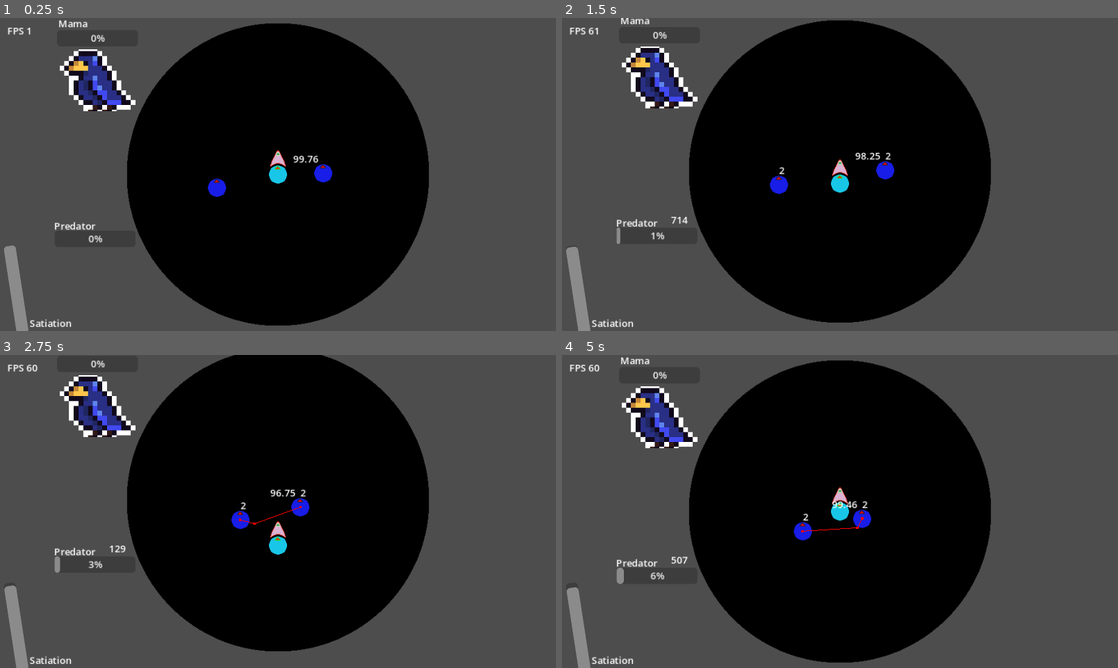
Above: before the commit, frames 1-4 (two rows, left to right).
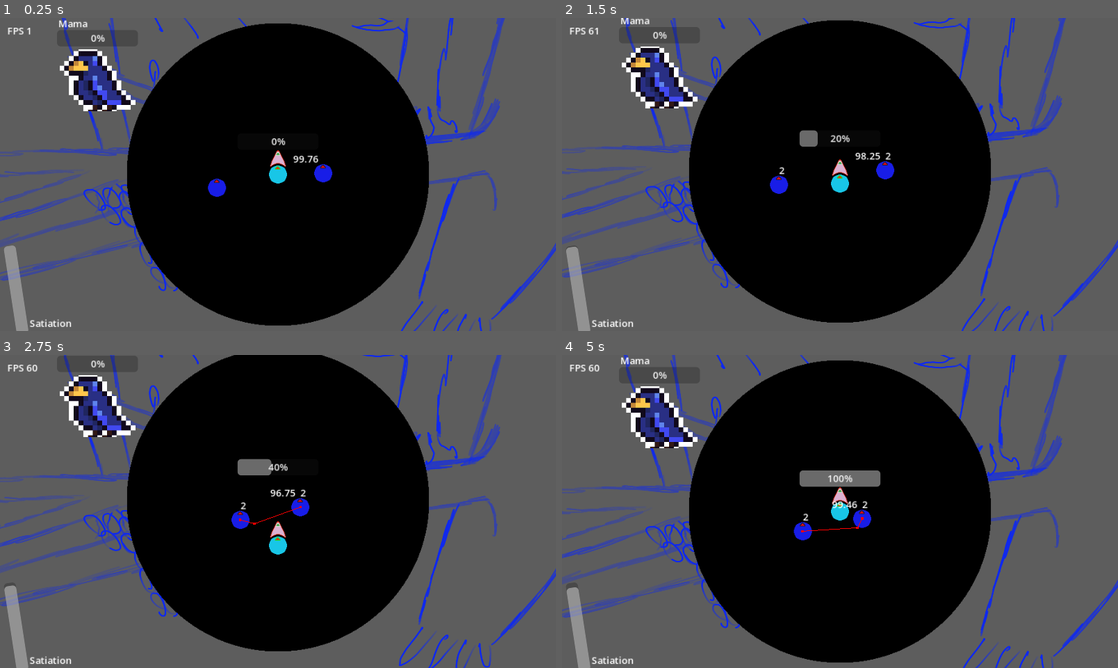
Above: after the commit, the same moments.

Repository: WilliamAalund/Brood-Feud
Game: Godot game, scene res://Levels/Main Level.tscn
The game is run twice, just before and just after one commit, with the same random seed, the same clock (stepped at 60 frames per second) and the same inputs. The engine's default icon, where the game draws it, is replaced by a stand-in: a white triangle on a blue panel in a dark square.
Inputs (mouse positions are in pixels of both pictures, inside the frame that each line leads up to):
- Up to frame 1 (0.25 s): no input
- Up to frame 2 (1.5 s): tap Enter at 0.5 s; move the mouse to (962, 158) at 0.52 s; hold D (right) 0.53-1.28 s; hold Space (interact) 0.53-1.28 s; move the mouse to (728, 190) at 1.27 s; hold S (down) from 1.28 s (still down); tap Space (interact) at 1.35 s
- Up to frame 3 (2.75 s): move the mouse to (333, 442) at 2.02 s; release S (down) at 2.03 s; hold D (right) from 2.03 s (still down); hold Space (interact) from 2.03 s (still down)
- Up to frame 4 (5 s): move the mouse to (812, 574) at 2.77 s; release D (right) at 2.78 s; release Space (interact) at 2.78 s; hold W (up) 2.78-3.53 s; tap Space (interact) at 2.85, 4.35 s; move the mouse to (1006, 558) at 3.52 s; hold Space (interact) 3.53-4.28 s; hold A (left) from 3.53 s (still down); move the mouse to (673, 464) at 4.27 s

The runs differ from the first frame. In frame 1, 6.3% of the frame differs, in the area x 0-100%, y 0-100%; in frame 2, 6.5%; in frame 3, 6.5%; in frame 4, 7.0%.

Commit message:
Predator Refactor
- Entirely remade predator internals, so predator is now easily editable and balanceable (may need some more tweaks)
- Added some basic predator visuals

Diff:
--- a/Levels/Demo Levels/Food Collision Demo.tscn
+++ b/Levels/Demo Levels/Food Collision Demo.tscn
@@ -1,28 +1,27 @@
-[gd_scene load_steps=7 format=3 uid="uid://0plqp2caagms"]
+[gd_scene load_steps=6 format=3 uid="uid://0plqp2caagms"]
 
-[ext_resource type="PackedScene" uid="uid://bshdn3dwrgrbt" path="res://Sub Scenes/Environment_Nest/environment_nest.tscn" id="1_dkwbb"]
-[ext_resource type="PackedScene" uid="uid://di5tsn67yt3vc" path="res://Sub Scenes/Helper_Food_Spawner/Entity_Food/entity_food.tscn" id="1_ropmt"]
-[ext_resource type="PackedScene" uid="uid://bft85520xqg1d" path="res://Sub Scenes/Player_New_Player/player_bird.tscn" id="2_0guy5"]
 [ext_resource type="Texture2D" uid="uid://pcpg3edo3nkg" path="res://Visuals/Placeholder Graphics/icon.svg" id="2_qrdpa"]
-[ext_resource type="Script" path="res://Levels/Demo Levels/RigidBody2D.gd" id="3_2nka3"]
+[ext_resource type="Script" path="res://Sub Scenes/Player_New_Player/CharacterBody2D.gd" id="5_w5m70"]
+[ext_resource type="Texture2D" uid="uid://28v4ug0v4asp" path="res://Visuals/Placeholder Graphics/protoBody.png" id="6_tigg1"]
 
 [sub_resource type="RectangleShape2D" id="RectangleShape2D_xl275"]
 size = Vector2(42, 42)
 
+[sub_resource type="CircleShape2D" id="CircleShape2D_wpbiy"]
+radius = 16.0
+
 [node name="Food Collision Demo" type="Node2D"]
 
-[node name="object_nest" parent="." instance=ExtResource("1_dkwbb")]
-
-[node name="player_bird" parent="." instance=ExtResource("2_0guy5")]
-position = Vector2(0, -46)
+[node name="Camera2D" type="Camera2D" parent="."]
+position = Vector2(0, 2)
 
 [node name="RigidBody2D" type="RigidBody2D" parent="."]
+position = Vector2(-106, 37)
 collision_layer = 2
-collision_mask = 7
+collision_mask = 5
 gravity_scale = 0.0
 lock_rotation = true
 linear_damp = 2.0
-script = ExtResource("3_2nka3")
 
 [node name="Sprite2D" type="Sprite2D" parent="RigidBody2D"]
 position = Vector2(107, 10)
@@ -35,7 +34,12 @@
 one_way_collision_margin = 0.0
 debug_color = Color(0, 0.6, 0.701961, 0.419608)
 
-[node name="object_food" parent="." instance=ExtResource("1_ropmt")]
-position = Vector2(-115, 3)
+[node name="CharacterBody2D" type="CharacterBody2D" parent="."]
+collision_mask = 6
+script = ExtResource("5_w5m70")
 
-[node name="Camera2D" type="Camera2D" parent="."]
+[node name="CollisionShape2D" type="CollisionShape2D" parent="CharacterBody2D"]
+shape = SubResource("CircleShape2D_wpbiy")
+
+[node name="Sprite2D" type="Sprite2D" parent="CharacterBody2D"]
+texture = ExtResource("6_tigg1")
--- a/Levels/Demo Levels/RigidBody2D.gd
+++ /dev/null
@@ -1 +0,0 @@
-extends RigidBody2D
--- a/Levels/Main Level.tscn
+++ b/Levels/Main Level.tscn
@@ -1,7 +1,8 @@
-[gd_scene load_steps=10 format=3 uid="uid://cfa30ma1dxdgy"]
+[gd_scene load_steps=11 format=3 uid="uid://cfa30ma1dxdgy"]
 
 [ext_resource type="Script" path="res://Levels/Main Level.gd" id="1_ai4xj"]
 [ext_resource type="PackedScene" uid="uid://bshdn3dwrgrbt" path="res://Sub Scenes/Environment_Nest/environment_nest.tscn" id="2_1iti4"]
+[ext_resource type="Texture2D" uid="uid://3ihlavjckq8v" path="res://Visuals/Art Assets/MockBackground (1).png" id="2_14buk"]
 [ext_resource type="PackedScene" uid="uid://b6f2ildgxylks" path="res://Sub Scenes/Helper_Food_Spawner/helper_food_spawner.tscn" id="5_slw61"]
 [ext_resource type="PackedScene" uid="uid://cudu6vf7uwwve" path="res://Sub Scenes/Process_Momma_Bird/process_momma_bird.tscn" id="5_ucfnu"]
 [ext_resource type="PackedScene" uid="uid://bx0asr7ljxkpl" path="res://Sub Scenes/Process_Predator/process_predator.tscn" id="6_63o2m"]
@@ -13,15 +14,17 @@
 [node name="Game Level" type="Node2D"]
 script = ExtResource("1_ai4xj")
 
+[node name="Sprite2D" type="Sprite2D" parent="."]
+position = Vector2(8.49998, 10.5)
+scale = Vector2(0.525847, 0.451829)
+texture = ExtResource("2_14buk")
+
 [node name="environment_nest" parent="." instance=ExtResource("2_1iti4")]
 
 [node name="manager_birds" parent="." instance=ExtResource("7_jxroq")]
 
 [node name="process_momma_bird" parent="." instance=ExtResource("5_ucfnu")]
 position = Vector2(-299, -156)
-
-[node name="process_predator" parent="." instance=ExtResource("6_63o2m")]
-position = Vector2(-303, 161)
 
 [node name="helper_food_spawner" parent="." instance=ExtResource("5_slw61")]
 position = Vector2(0, 70)
@@ -41,9 +44,11 @@
 
 [node name="manager_sunspots" parent="." instance=ExtResource("10_k0xh1")]
 
+[node name="process_predator" parent="." instance=ExtResource("6_63o2m")]
+
 [connection signal="mom_drops_food" from="process_momma_bird" to="helper_food_spawner" method="_on_momma_bird_mom_drops_food"]
 [connection signal="toggle_mom_presence" from="process_momma_bird" to="manager_birds" method="_on_process_momma_bird_toggle_mom_presence"]
+[connection signal="toggle_mom_presence" from="process_momma_bird" to="manager_sunspots" method="_on_process_momma_bird_toggle_mom_presence"]
 [connection signal="toggle_mom_presence" from="process_momma_bird" to="process_predator" method="_on_process_momma_bird_toggle_mom_presence"]
-[connection signal="toggle_mom_presence" from="process_momma_bird" to="manager_sunspots" method="_on_process_momma_bird_toggle_mom_presence"]
 [connection signal="player_eaten" from="process_predator" to="manager_game_over" method="_on_process_predator_player_eaten"]
 [connection signal="toggle_predator_presence" from="process_predator" to="process_momma_bird" method="_on_process_predator_toggle_predator_presence"]
--- a/Sub Scenes/Entity_AI_Bird/AI_Bird.gd
+++ b/Sub Scenes/Entity_AI_Bird/AI_Bird.gd
@@ -76,7 +76,7 @@
 	#print("AI bird  : state updated to: " + str($CharacterBody2D.state))
 
 func _on_bird_control_birds_increment_hunger():
-	satiation -= get_parent().idleSatiationDrainRate
+	satiation -= get_parent().idleSatiationDrainRate + get_parent().sunRate * int(inSunlight)
 	$CharacterBody2D/Debug_Satiation_Label.text = str(satiation).substr(0,5)
 
 func _on_body_zone_area_entered(area):
--- a/Sub Scenes/Player_Bird/Player_Bird.gd
+++ b/Sub Scenes/Player_Bird/Player_Bird.gd
@@ -22,6 +22,12 @@
 	)
 	velocity = input_direction * move_speed
 	move_and_slide()
+	for i in get_slide_collision_count():
+		var c = get_slide_collision(i)
+		if c.get_collider() is RigidBody2D:
+			print(-c.get_normal() * push_force)
+			#-c.get_normal() * push_force
+			c.get_collider().apply_force(c.get_normal() * -push_force)
 
 # --- SATIATION FUNCTIONS ---
 func eat(): # Function called to increase satiation when you eat.
--- /dev/null
+++ b/Sub Scenes/Player_New_Player/CharacterBody2D.gd
@@ -0,0 +1,27 @@
+extends CharacterBody2D
+
+var push_force = 120.0
+var move_speed = 100
+
+func _physics_process(_delta):
+
+	var move_dir = Vector2(0, 0)
+	if Input.is_action_pressed("up"):
+		move_dir += Vector2(0, - Input.get_action_strength("up")).rotated(rotation)
+	if Input.is_action_pressed("down"):
+		move_dir += Vector2(0, Input.get_action_strength("down")).rotated(rotation)
+	if Input.is_action_pressed("left"):
+		move_dir += Vector2(-Input.get_action_strength("left"), 0).rotated(rotation)
+	if Input.is_action_pressed("right"):
+		move_dir += Vector2(Input.get_action_strength("right"), 0).rotated(rotation)
+
+	velocity = move_dir * move_speed
+	move_and_slide()
+
+
+	for i in get_slide_collision_count():
+		var c = get_slide_collision(i)
+		if c.get_collider() is RigidBody2D:
+			print(-c.get_normal() * push_force)
+			#-c.get_normal() * push_force
+			c.get_collider().apply_force(c.get_normal() * -push_force)
--- a/Sub Scenes/Player_New_Player/bird_body.gd
+++ b/Sub Scenes/Player_New_Player/bird_body.gd
@@ -2,9 +2,11 @@
 
 var move_speed = 100
 var rotate_speed = 0.05  # Adjust this value to control the rotation speed
-var push_force = 400.0
+var push_force = 80.0
 
 func _physics_process(_delta):
+
+
 	var move_dir = Vector2(0, 0)
 	if Input.is_action_pressed("up"):
 		move_dir = Vector2(0, - Input.get_action_strength("up")).rotated(rotation)
--- /dev/null
+++ b/Sub Scenes/Player_New_Player/dummy_player_bird.tscn
@@ -0,0 +1,19 @@
+[gd_scene load_steps=4 format=3 uid="uid://drjktniigej38"]
+
+[ext_resource type="Script" path="res://Sub Scenes/Player_New_Player/CharacterBody2D.gd" id="1_q70mf"]
+[ext_resource type="Texture2D" uid="uid://28v4ug0v4asp" path="res://Visuals/Placeholder Graphics/protoBody.png" id="2_me1mp"]
+
+[sub_resource type="CircleShape2D" id="CircleShape2D_glkev"]
+radius = 16.0
+
+[node name="dummy_player_bird" type="Node2D"]
+
+[node name="CharacterBody2D" type="CharacterBody2D" parent="."]
+collision_mask = 6
+script = ExtResource("1_q70mf")
+
+[node name="CollisionShape2D" type="CollisionShape2D" parent="CharacterBody2D"]
+shape = SubResource("CircleShape2D_glkev")
+
+[node name="Sprite2D" type="Sprite2D" parent="CharacterBody2D"]
+texture = ExtResource("2_me1mp")
--- a/Sub Scenes/Player_New_Player/player_bird.tscn
+++ b/Sub Scenes/Player_New_Player/player_bird.tscn
@@ -1,11 +1,12 @@
-[gd_scene load_steps=8 format=3 uid="uid://bft85520xqg1d"]
+[gd_scene load_steps=9 format=3 uid="uid://bft85520xqg1d"]
 
 [ext_resource type="Script" path="res://Sub Scenes/Player_New_Player/player_bird.gd" id="1_aa0pe"]
 [ext_resource type="Script" path="res://Sub Scenes/Player_New_Player/bird_body.gd" id="1_k6mr1"]
 [ext_resource type="Texture2D" uid="uid://28v4ug0v4asp" path="res://Visuals/Placeholder Graphics/protoBody.png" id="2_n4n6b"]
 [ext_resource type="Texture2D" uid="uid://puopyleeq7w4" path="res://Visuals/Placeholder Graphics/ProtoHead.png" id="3_e0fji"]
+[ext_resource type="Texture2D" uid="uid://c2mqomq4b07u4" path="res://Visuals/Placeholder Graphics/sunray_placeholder.png" id="5_4ytkm"]
 
-[sub_resource type="CircleShape2D" id="CircleShape2D_dkhmr"]
+[sub_resource type="CircleShape2D" id="CircleShape2D_3tcvq"]
 radius = 16.0
 
 [sub_resource type="CircleShape2D" id="CircleShape2D_51o00"]
@@ -21,8 +22,14 @@
 collision_mask = 7
 script = ExtResource("1_k6mr1")
 
-[node name="body_physical_collision" type="CollisionShape2D" parent="character_bird"]
-shape = SubResource("CircleShape2D_dkhmr")
+[node name="CollisionShape2D" type="CollisionShape2D" parent="character_bird"]
+shape = SubResource("CircleShape2D_3tcvq")
+
+[node name="Sprite2D" type="Sprite2D" parent="character_bird"]
+visible = false
+position = Vector2(-47, -36)
+scale = Vector2(0.0166667, 0.0166667)
+texture = ExtResource("5_4ytkm")
 
 [node name="body_sprite" type="Sprite2D" parent="character_bird"]
 texture = ExtResource("2_n4n6b")
--- a/Sub Scenes/Process_Predator/Predator.gd
+++ b/Sub Scenes/Process_Predator/Predator.gd
@@ -1,7 +1,7 @@
 extends Node2D
 
+# --- NONE OF THIS IS CORRECT ANYMORE ---
 # Rate incrementing to 100 in the background
-
 # there is a ratevalue% chance that predator will head to the nest.
 # If the predator heads to the nest, there is a 10% chance they will go to the nest every check
 # And a 10% chance to leave the nest the next time a role occurs
@@ -9,74 +9,106 @@
 # If you are moving, the bird eats you.
 # If you are near the middle of the nest, the bird eats you.
 # Future features: the chance the predator comes to the nest will increase depending on noise.
-@export var MaxPredAggro = 750
-@export var PredAggroIncrement = 1
+# --- NONE OF THIS IS CORRECT ANYMORE ---
+
+
+# All of these values are in seconds
+const BASE_TIME_AWAY_FROM_NEST = 7
+const TIME_AWAY_VARIANCE = 6
+const TIME_APPROACHED_MIN = 2
+const TIME_APPROACHED_MAX = 4
+
 @export var LandingTime = 0.5
 @export var StayLength = 5
 
-var predAggro = 0
-var predApproached = false
+var timeAwayFromNest
+var timeUntilHeadToNest
+var aggressionDecreaseValue = 0
 var predIsHome = false
 var momIsHome = false
 
+signal toggle_predator_approach
 signal toggle_predator_presence # Indicates to other nodes that the predator is at the nest.
 signal player_eaten
 
-func _ready(): # Momma bird starts off invisible
-	var predSprite = get_child(0)
-	predSprite.visible = predIsHome
-	$ProgressBar.max_value = MaxPredAggro
+func _ready():
+	predatorLoop()
 
-func approachCheck() -> bool:
-	var check = randi_range(predAggro, MaxPredAggro)
-	$Debug_Roll.text = str(check)
-	#print("Predator : Approach check: ", check)
-	if check == MaxPredAggro:
-		return true
-	else:
-		#print("false")
-		return false
-
-func headCheck() -> bool:
-	if momIsHome:
-		print("Predator : cannot head to nest: momma bird is watching")
-		return false
-	return randi_range(1, 100) > 40 and !momIsHome
-
-func _on_timer_timeout(): # State machine(?) Every time a second passes,
-	if !predIsHome:
-		predAggro += PredAggroIncrement # Slightly increments predAggro
-		if predAggro > MaxPredAggro:
-			predAggro = MaxPredAggro
-		#print(predAggro, predAggro / MaxPredAggro)
-		$ProgressBar.value = predAggro
-	if predAggro % 10 == 0 and !predIsHome:
-		if predApproached:
-			if headCheck():
-				print("Predator : heads to nest")
-				predIsHome = true
-				# Run evil predator functions
-				headToNest()
-			else: if momIsHome:
-				pass # Preserves aggression level. Bird will not completely reset: just wait for another chance
-		else: if approachCheck():
-			print("Predator : approaches nest")
-			predApproached = true
-
-
-
+func predatorLoop():
+	while 1 == 1:
+		timeAwayFromNest = BASE_TIME_AWAY_FROM_NEST - aggressionDecreaseValue - randi_range(0, TIME_AWAY_VARIANCE)
+		$ProgressBar.max_value = timeAwayFromNest
+		while timeAwayFromNest >= 0:
+			await $Timer.timeout
+			#print(timeAwayFromNest)
+			timeAwayFromNest -= 1
+			$ProgressBar.value = $ProgressBar.max_value - timeAwayFromNest
+		# Predator approaches the nest
+		emit_signal("toggle_predator_approach")
+		print("Predator: Approaches nest")
+		timeUntilHeadToNest = randi_range(2, 5)
+		while timeUntilHeadToNest >= 0 or momIsHome:
+			await $Timer.timeout
+			#print(timeUntilHeadToNest)
+			if momIsHome:
+				print("Predator: cannot approach nest")
+				timeUntilHeadToNest = 4
+			else:
+				timeUntilHeadToNest -= 1
+		print("Predator: Heads to nest")
+		headToNest()
+		while (predIsHome):
+			await $Timer.timeout
+		print("Predator: Leaves nest")
 func headToNest():
+	predIsHome = true
 	emit_signal("toggle_predator_presence")
 	await get_tree().create_timer(LandingTime).timeout
-	var predSprite = get_child(0)
-	predSprite.visible = predIsHome
 	await get_tree().create_timer(StayLength).timeout
-	print("Predator : leaves nest")
+	emit_signal("toggle_predator_presence")
 	predIsHome = false
-	predSprite.visible = predIsHome
-	predApproached = false
-	predAggro = 0
-	emit_signal("toggle_predator_presence")
 
 func _on_process_momma_bird_toggle_mom_presence():
 	momIsHome = !momIsHome
+
+#@export var MaxPredAggro = 750
+#@export var PredAggroIncrement = 1
+#var predAggro = 0
+#var predApproached = false
+
+#func approachCheck() -> bool:
+#	var check = randi_range(predAggro, MaxPredAggro)
+#	$Debug_Roll.text = str(check)
+#	#print("Predator : Approach check: ", check)
+#	if check == MaxPredAggro:
+#		return true
+#	else:
+#		#print("false")
+#		return false
+#
+#func headCheck() -> bool:
+#	if momIsHome:
+#		print("Predator : cannot head to nest: momma bird is watching")
+#		return false
+#	return randi_range(1, 100) > 40 and !momIsHome
+
+#func _on_timer_timeout(): # State machine(?) Every time a second passes,
+#	if !predIsHome:
+#		predAggro += PredAggroIncrement # Slightly increments predAggro
+#		if predAggro > MaxPredAggro:
+#			predAggro = MaxPredAggro
+#		#print(predAggro, predAggro / MaxPredAggro)
+#		$ProgressBar.value = predAggro
+#	if predAggro % 10 == 0 and !predIsHome:
+#		if predApproached:
+#			if headCheck():
+#				print("Predator : heads to nest")
+#				predIsHome = true
+#				# Run evil predator functions
+#				headToNest()
+#			else: if momIsHome:
+#				pass # Preserves aggression level. Bird will not completely reset: just wait for another chance
+#		else: if approachCheck():
+#			print("Predator : approaches nest")
+#			emit_signal("toggle_predator_approach")
+#			predApproached = true
--- a/Sub Scenes/Process_Predator/Process_Predator.tscn
+++ b/Sub Scenes/Process_Predator/Process_Predator.tscn
@@ -1,13 +1,15 @@
-[gd_scene load_steps=3 format=3 uid="uid://bx0asr7ljxkpl"]
+[gd_scene load_steps=4 format=3 uid="uid://bx0asr7ljxkpl"]
 
 [ext_resource type="Script" path="res://Sub Scenes/Process_Predator/Predator.gd" id="1_tnf4g"]
 [ext_resource type="Texture2D" uid="uid://pcpg3edo3nkg" path="res://Visuals/Placeholder Graphics/icon.svg" id="2_rwa4k"]
+[ext_resource type="PackedScene" uid="uid://bfd3fy6bkqojr" path="res://Sub Scenes/Process_Predator/rig_predator.tscn" id="3_0yjp0"]
 
 [node name="Predator" type="Node2D"]
 script = ExtResource("1_tnf4g")
 LandingTime = 1.5
 
 [node name="Sprite2D" type="Sprite2D" parent="."]
+visible = false
 scale = Vector2(0.4, 0.41)
 texture = ExtResource("2_rwa4k")
 
@@ -19,10 +21,10 @@
 max_value = 5.0
 
 [node name="Timer" type="Timer" parent="."]
-wait_time = 0.1
 autostart = true
 
 [node name="Label" type="Label" parent="."]
+visible = false
 offset_left = -68.0
 offset_top = -87.0
 offset_right = 1.0
@@ -30,9 +32,15 @@
 text = "Predator"
 
 [node name="Debug_Roll" type="Label" parent="."]
+visible = false
 offset_left = 23.0
 offset_top = -92.0
 offset_right = 63.0
 offset_bottom = -69.0
 
-[connection signal="timeout" from="Timer" to="." method="_on_timer_timeout"]
+[node name="rig_predator" parent="." instance=ExtResource("3_0yjp0")]
+
+[node name="Camera2D" type="Camera2D" parent="."]
+
+[connection signal="toggle_predator_approach" from="." to="rig_predator" method="_on_predator_toggle_predator_approach"]
+[connection signal="toggle_predator_presence" from="." to="rig_predator" method="_on_predator_toggle_predator_presence"]
--- /dev/null
+++ b/Sub Scenes/Process_Predator/rig_predator.gd
@@ -0,0 +1,27 @@
+extends Node2D
+
+#func _ready():
+	#shadowFlyOver()
+	#togglePredator()
+
+func shadowFlyOver():
+	$predator_shadow.visible = true
+	$predator_shadow.position = Vector2(100,100)
+	var i = 0
+	while i < 50:
+		$predator_shadow.position.x -= 5
+		$predator_shadow.position.y -= 5
+		i += 1
+		await $Timer.timeout
+	$predator_shadow.visible = false
+
+func togglePredator():
+	$predator_body.visible = !$predator_body.visible
+
+
+func _on_predator_toggle_predator_presence():
+	togglePredator()
+
+
+func _on_predator_toggle_predator_approach():
+	shadowFlyOver()
--- /dev/null
+++ b/Sub Scenes/Process_Predator/rig_predator.tscn
@@ -0,0 +1,28 @@
+[gd_scene load_steps=4 format=3 uid="uid://bfd3fy6bkqojr"]
+
+[ext_resource type="Script" path="res://Sub Scenes/Process_Predator/rig_predator.gd" id="1_wh23j"]
+[ext_resource type="Texture2D" uid="uid://pcpg3edo3nkg" path="res://Visuals/Placeholder Graphics/icon.svg" id="2_7rhti"]
+[ext_resource type="Texture2D" uid="uid://16qwckh3r6x7" path="res://Visuals/Placeholder Graphics/mommabirdplaceholder.png" id="3_whuwo"]
+
+[node name="rig_predator" type="Node2D"]
+script = ExtResource("1_wh23j")
+
+[node name="predator_shadow" type="Sprite2D" parent="."]
+visible = false
+modulate = Color(0.419608, 0.0901961, 0.172549, 1)
+self_modulate = Color(1, 1, 1, 0.278431)
+position = Vector2(136, 124)
+texture = ExtResource("2_7rhti")
+
+[node name="predator_body" type="Sprite2D" parent="."]
+visible = false
+modulate = Color(0.45098, 0.027451, 0.0980392, 1)
+position = Vector2(0, -276)
+scale = Vector2(0.598413, 0.624)
+texture = ExtResource("3_whuwo")
+
+[node name="Camera2D" type="Camera2D" parent="."]
+
+[node name="Timer" type="Timer" parent="."]
+wait_time = 0.005
+autostart = true
Not shown: 1 places in Sub Scenes/Player_New_Player/player_bird_collider_only.tscn that only renumber resources
Binary file added: Visuals/Art Assets/MockBackground (1).png
Not shown, added: Visuals/Art Assets/MockBackground (1).png.import
Binary file added: Visuals/Art Assets/MockBackground.png
Not shown, added: Visuals/Art Assets/MockBackground.png.import
